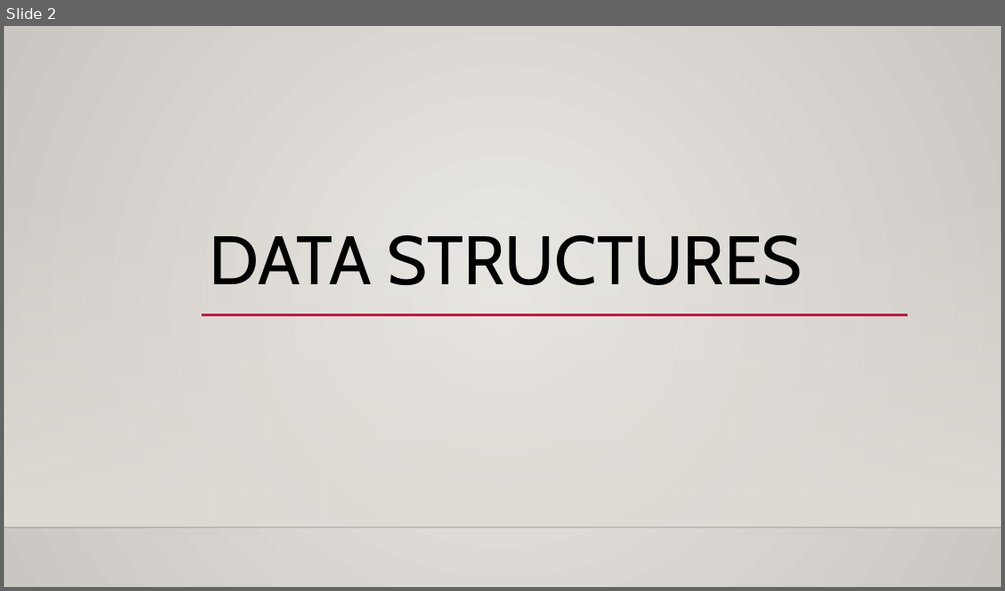
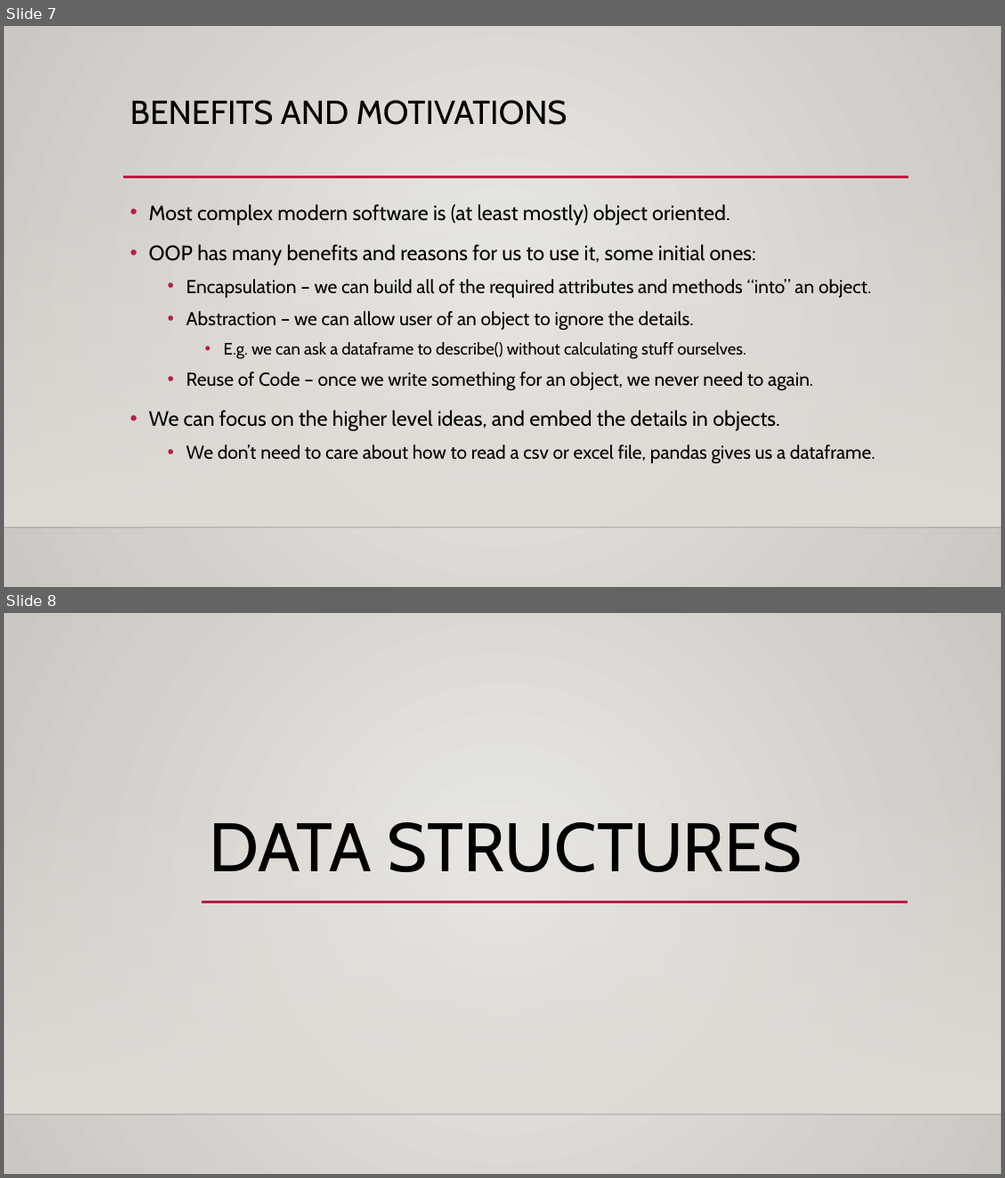
Before and after one commit to AkeemSemperDataScience/Programming_Basics_for_Machine_Learning_Students, a slide deck: reference_material/slides/007_other_data_structures.pptx. Shown one above the other, each under a label of ours: slide 2 before the commit, slides 7 and 8 after it. The pictures are 1005x591 and 1005x1178 pixels, drawn with LibreOffice and Linux fonts; fonts in the diff are those of the drawing; background and template pictures are left out. Boxes give left, top, right and bottom in pixels: in the first picture for what was removed or moved away, otherwise in the second. Text is boxed around its words. In the diff, an @@ line names an element or a change of style, - is before the commit and + after.

```diff
--- a/reference_material/slides/007_other_data_structures.pptx
+++ b/reference_material/slides/007_other_data_structures.pptx
@@ slide 7 added at [4,26,1001,587], background gradient #ECEAE7 to #CAC7C1; not listed: 2 template elements that a slide beside it also shows @@
@@ title added at [130,100,567,125], 32 pt, text #000000 @@
+BENEFITS AND MOTIVATIONS
@@ line added from (123, 177) to (909, 177), #B71E42 2.5 pt @@
@@ text added at [149,204,875,464], 18 pt, text #000000 @@
+• Most complex modern software is (at least mostly) object oriented.
+• OOP has many benefits and reasons for us to use it, some initial ones:
+  • Encapsulation – we can build all of the required attributes and methods “into” an object.
+  • Abstraction – we can allow user of an object to ignore the details.
+    • E.g. we can ask a dataframe to describe() without calculating stuff ourselves.
+  • Reuse of Code – once we write something for an object, we never need to again.
+• We can focus on the higher level ideas, and embed the details in objects.
+  • We don’t need to care about how to read a csv or excel file, pandas gives us a dataframe.
@@ what was slide 2 is now slide 8 @@
```
Also in this commit, not shown: 8 slides changed, 12 other slides added, 1 slide removed, 5 other files.
